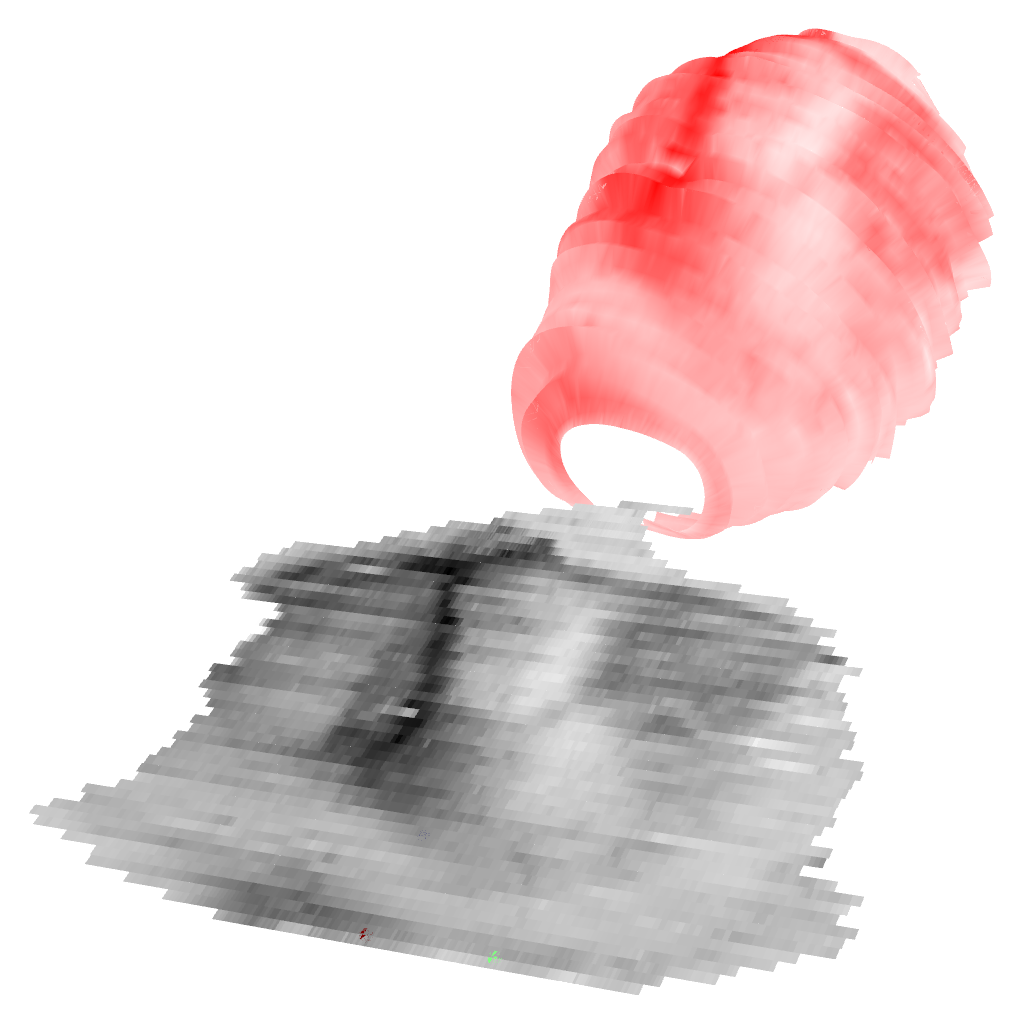
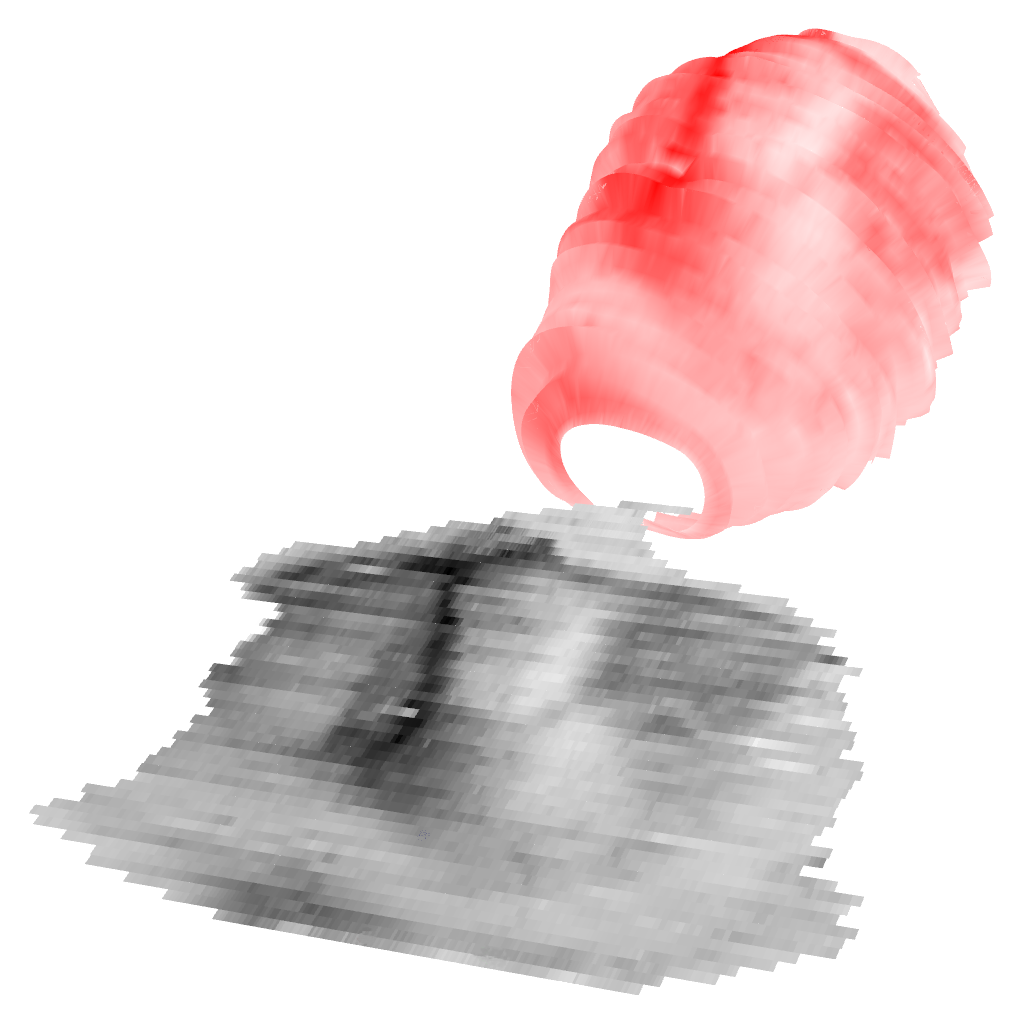
Comparing the layer stacks of the two w=1024, h=1024 images. Changes:
painted on "Background" over [356, 504, 681, 968]
